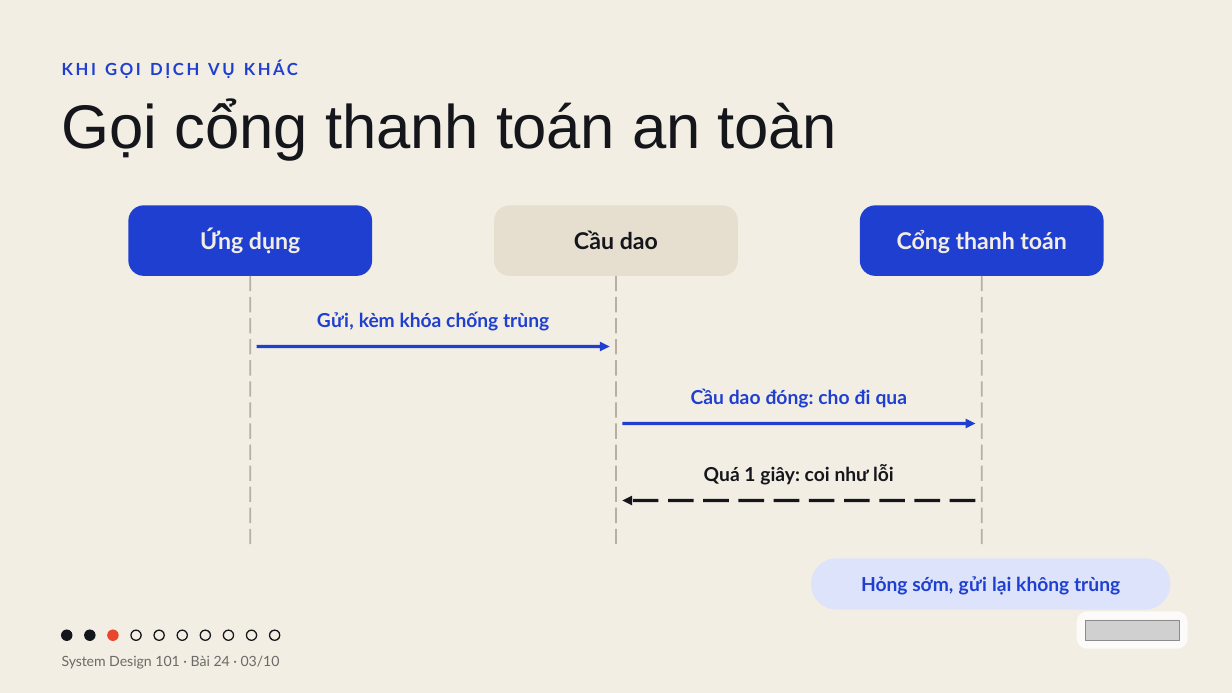
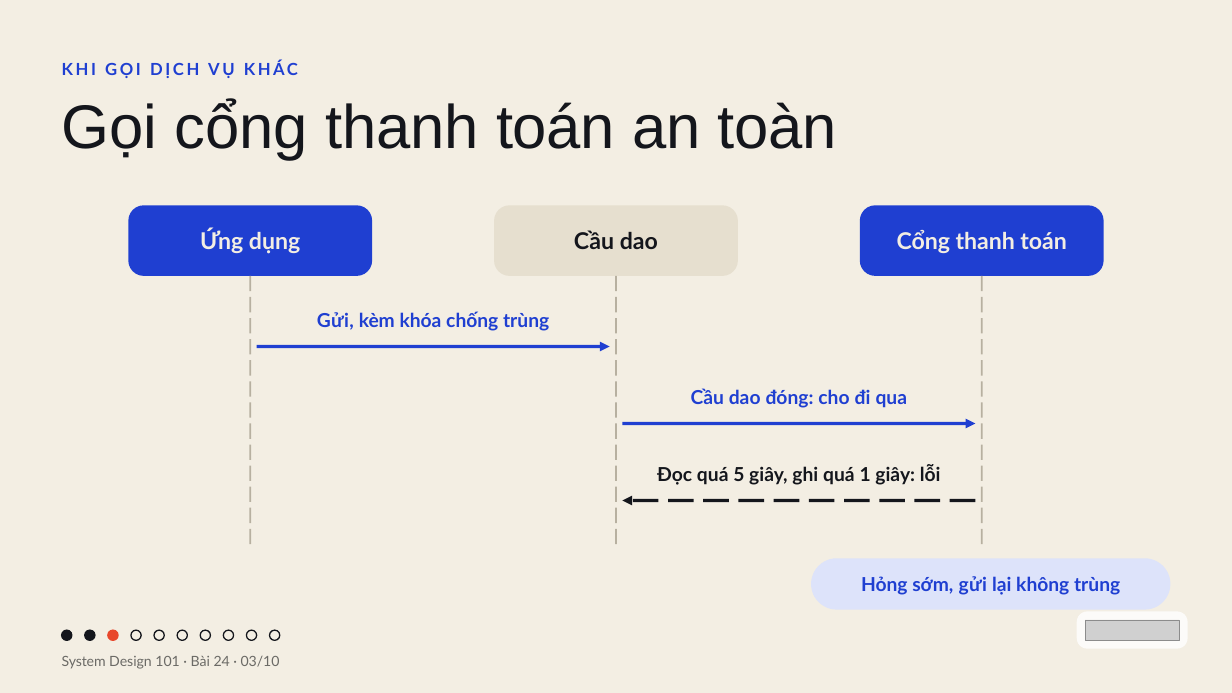
Before and after one commit to vohoailinh90/tool-marketing-studio, a slide deck: slide 3 of system-design-101/vi/lessons/sd-02-024/slides/sd-02-024.pptx. Drawn at 1232x693 pixels with LibreOffice and Linux fonts; fonts in the diff are those of the drawing; grey boxes stand for pictures. Boxes give left, top, right and bottom in pixels: in the first picture for what was removed or moved away, otherwise in the second. Text is boxed around its words. In the diff, an @@ line names an element or a change of style, - is before the commit and + after.

```diff
--- a/system-design-101/vi/lessons/sd-02-024/slides/sd-02-024.pptx
+++ b/system-design-101/vi/lessons/sd-02-024/slides/sd-02-024.pptx
@@ text at bbox=[657, 464, 941, 485]: text changed @@
-Quá 1 giây: coi như lỗi
+Đọc quá 5 giây, ghi quá 1 giây: lỗi
```
